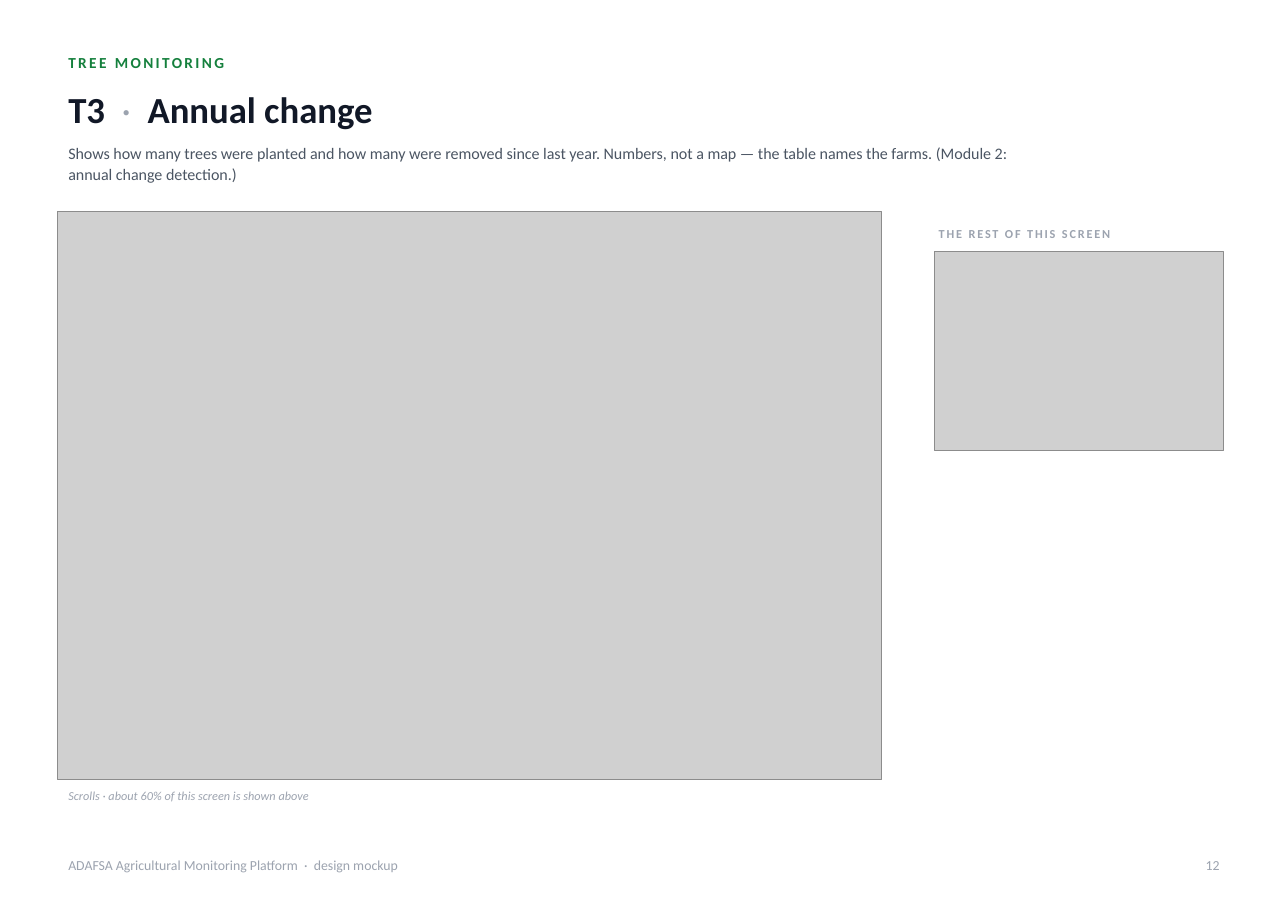
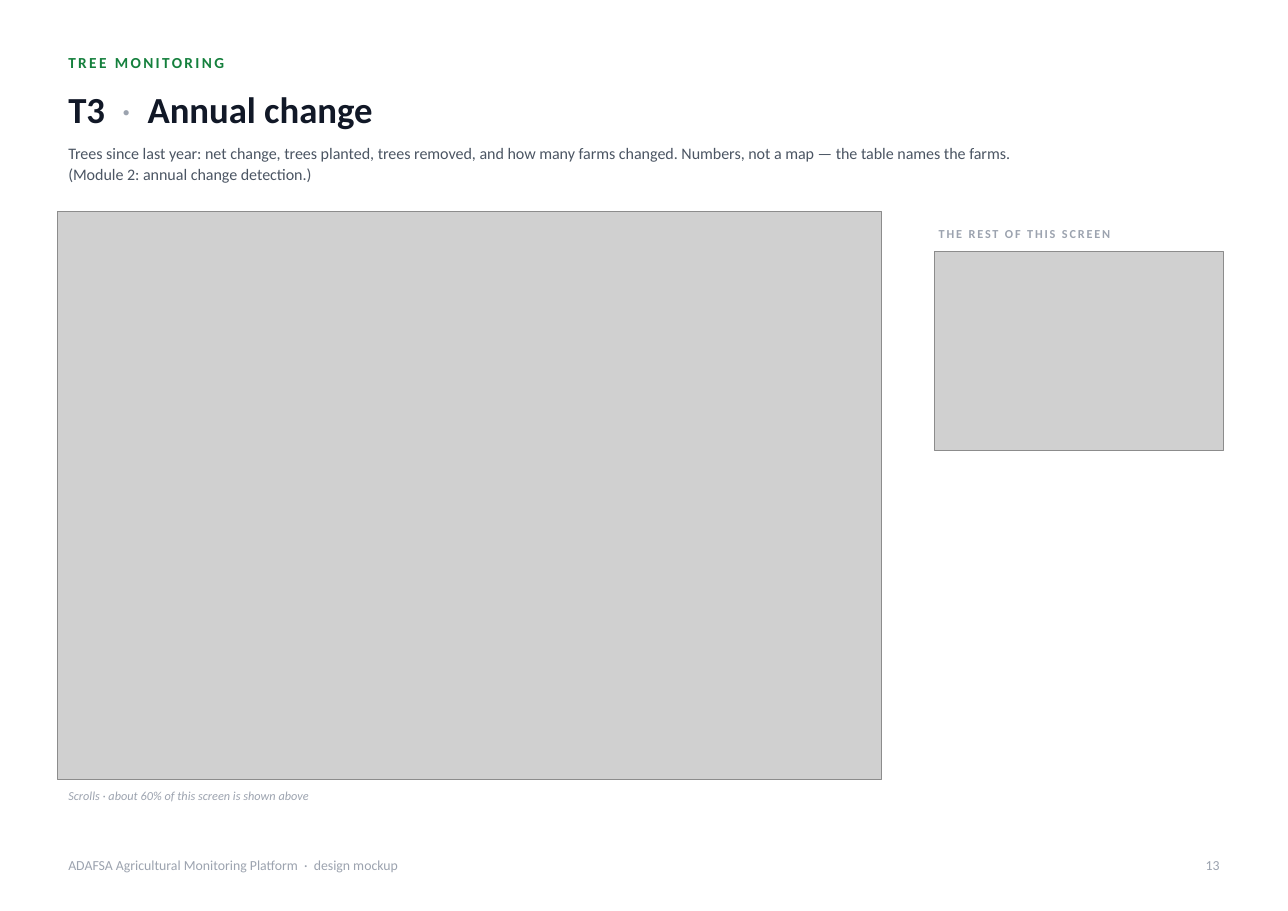
Before and after one commit to romainbigare/adafsa-mockup, a slide deck: slide 13 of docs/ADAFSA_Platform_Screens.pptx (slide 12 before the commit). Drawn at 1288x911 pixels with LibreOffice and Linux fonts; fonts in the diff are those of the drawing; grey boxes stand for pictures. Boxes give left, top, right and bottom in pixels: in the first picture for what was removed or moved away, otherwise in the second. Text is boxed around its words. In the diff, an @@ line names an element or a change of style, - is before the commit and + after.

```diff
--- a/docs/ADAFSA_Platform_Screens.pptx
+++ b/docs/ADAFSA_Platform_Screens.pptx
@@ text at <box>68,148,1010,183</box>: text changed @@
-Shows how many trees were planted and how many were removed since last year. Numbers, not a map — the table names the farms. (Module 2: annual change detection.)
+Trees since last year: net change, trees planted, trees removed, and how many farms changed. Numbers, not a map — the table names the farms. (Module 2: annual change detection.)
```
Also in this commit, not shown: 30 other slides changed, 1 slide added, 2 other files.
